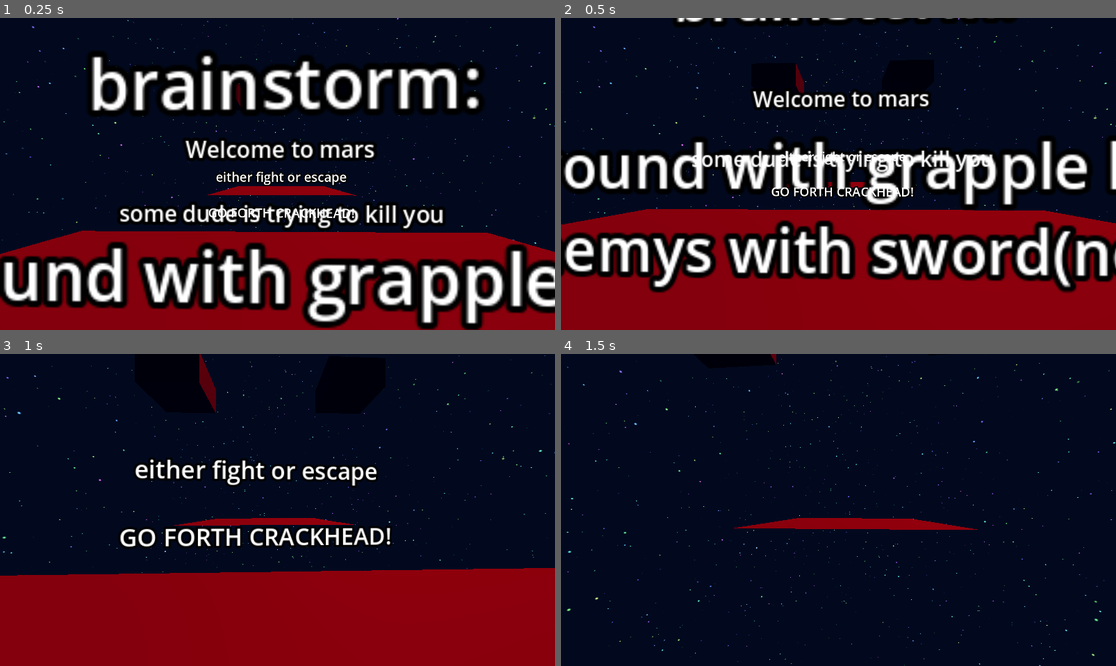
Above: before the commit, frames 1-4 (two rows, left to right).
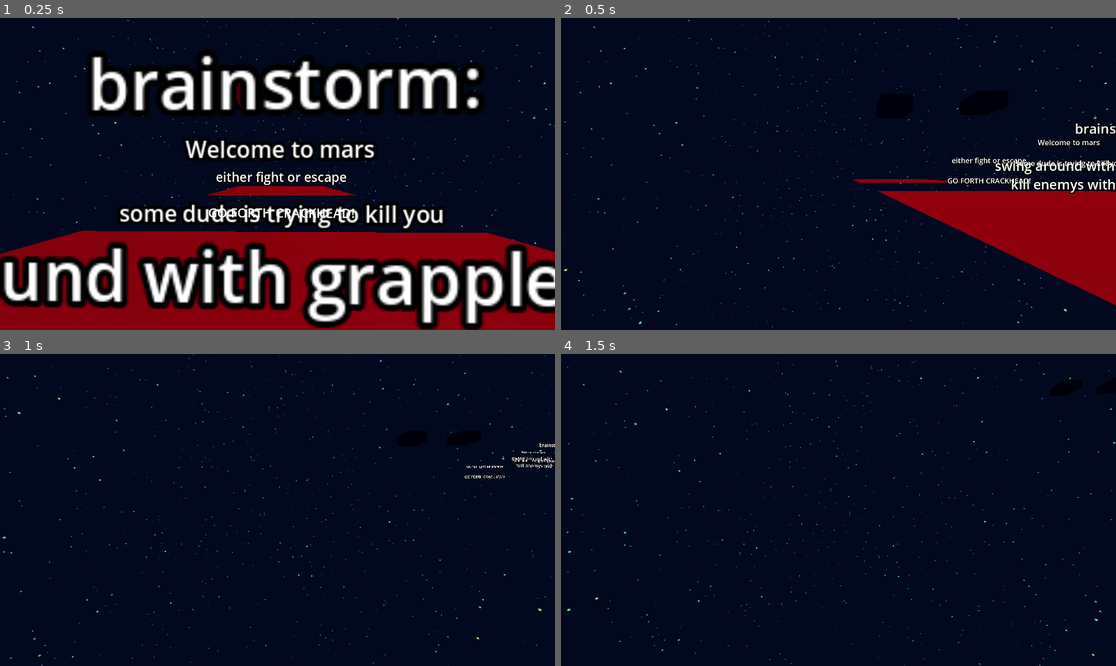
Above: after the commit, the same moments.

Repository: DeanLemans/first-vr-game
Game: Godot game, scene res://scenes/main.tscn
The game is run twice, just before and just after one commit, with the same random seed, the same clock (stepped at 60 frames per second) and the same inputs.
Inputs (mouse positions are in pixels of both pictures, inside the frame that each line leads up to):
- Up to frame 1 (0.25 s): no input
- Up to frame 2 (0.5 s): no input
- Up to frame 3 (1 s): tap Enter at 0.5 s; move the mouse to (305, 510) at 0.52 s; hold W from 0.53 s (still down); tap 1 at 0.6 s; click (305, 510) at 0.67 s
- Up to frame 4 (1.5 s): keep holding W; move the mouse to (810, 510) at 1.27 s; tap 2 at 1.35 s

Frame 1 is identical in both runs. In frame 2, 52% of the frame differs, in the area x 0-100%, y 0-100%; in frame 3, 36%; in frame 4, 1.2%.
Error after the commit: Cannot call method 'trigger_haptic_pulse' on a null value. (res://addons/godot-xr-tools/rumble/rumble_manager.gd:104)

Commit message:
fixed import errors + added button

Diff:
--- /dev/null
+++ b/assets/wahooney.itch.io/blue_grid.tres
@@ -0,0 +1,8 @@
+[gd_resource type="StandardMaterial3D" load_steps=2 format=2]
+
+[ext_resource path="res://assets/wahooney.itch.io/blue_grid.png" type="Texture2D" id=1]
+
+[resource]
+albedo_texture = ExtResource( 1 )
+uv1_offset = Vector3( 0.5, 0.5, 0.5 )
+uv1_triplanar = true
--- /dev/null
+++ b/assets/wahooney.itch.io/brown_grid_triplanar.tres
@@ -0,0 +1,8 @@
+[gd_resource type="StandardMaterial3D" load_steps=2 format=2]
+
+[ext_resource path="res://assets/wahooney.itch.io/brown_grid.png" type="Texture2D" id=1]
+
+[resource]
+albedo_texture = ExtResource( 1 )
+uv1_scale = Vector3( 0.5, 0.5, 0.5 )
+uv1_triplanar = true
--- /dev/null
+++ b/assets/wahooney.itch.io/green_grid_triplanar.tres
@@ -0,0 +1,10 @@
+[gd_resource type="StandardMaterial3D" load_steps=2 format=2]
+
+[ext_resource path="res://assets/wahooney.itch.io/green_grid.png" type="Texture2D" id=1]
+
+[resource]
+params_diffuse_mode = 1
+albedo_texture = ExtResource( 1 )
+roughness = 0.8
+uv1_scale = Vector3( 0.25, 0.25, 0.25 )
+uv1_triplanar = true
--- a/scenes/main.tscn
+++ b/scenes/main.tscn
@@ -1,10 +1,11 @@
-[gd_scene load_steps=14 format=3 uid="uid://bbuxqykhqie0j"]
+[gd_scene load_steps=15 format=3 uid="uid://bbuxqykhqie0j"]
 
 [ext_resource type="PackedScene" uid="uid://bptevpddvxpy7" path="res://scenes/cube.tscn" id="1_lh74o"]
 [ext_resource type="Shader" path="res://skyshader.gdshader" id="2_10auy"]
 [ext_resource type="PackedScene" uid="uid://clc5dre31iskm" path="res://addons/godot-xr-tools/xr/start_xr.tscn" id="3_54cko"]
 [ext_resource type="PackedScene" uid="uid://cpqsjw2xcc8gl" path="res://scenes/player.tscn" id="4_bu5rb"]
 [ext_resource type="PackedScene" uid="uid://dikiirt45lnih" path="res://sword.tscn" id="5_163go"]
+[ext_resource type="PackedScene" uid="uid://dbv1hvxufc1al" path="res://scenes/push_button.tscn" id="6_xgrle"]
 
 [sub_resource type="ShaderMaterial" id="ShaderMaterial_1bamh"]
 shader = ExtResource("2_10auy")
@@ -45,6 +46,7 @@
 
 [node name="PickableObject" parent="." instance=ExtResource("1_lh74o")]
 transform = Transform3D(1, 0, 0, 0, 1, 0, 0, 0, 1, 0, 0.336525, 0)
+picked_up_layer = 65540
 release_mode = 0
 ranged_grab_method = 2
 
@@ -135,3 +137,5 @@
 
 [node name="PickableObject2" parent="." instance=ExtResource("5_163go")]
 transform = Transform3D(1, 0, 0, 0, 1, 0, 0, 0, 1, 1.088, 0.317078, 0)
+
+[node name="PushButton" parent="." instance=ExtResource("6_xgrle")]
--- a/scenes/player.tscn
+++ b/scenes/player.tscn
@@ -8,6 +8,7 @@
 [ext_resource type="PackedScene" uid="uid://diyu06cw06syv" path="res://addons/godot-xr-tools/player/player_body.tscn" id="5_5dh8l"]
 [ext_resource type="PackedScene" uid="uid://c2q5phg8w08o" path="res://addons/godot-xr-tools/functions/movement_jump.tscn" id="5_fxhha"]
 [ext_resource type="PackedScene" uid="uid://b6bk2pj8vbj28" path="res://addons/godot-xr-tools/functions/movement_turn.tscn" id="6_jkb5u"]
+[ext_resource type="PackedScene" uid="uid://bjcxf427un2wp" path="res://addons/godot-xr-tools/player/poke/poke.tscn" id="8_ov6vj"]
 
 [node name="Player" type="XROrigin3D" groups=["player_body"]]
 transform = Transform3D(1, 0, 0, 0, 1, 0, 0, 0, 1, 0, 0.05, 0)
@@ -47,6 +48,8 @@
 
 [node name="FunctionPickup" parent="RightHand" instance=ExtResource("2_27xve")]
 
+[node name="Poke" parent="RightHand" instance=ExtResource("8_ov6vj")]
+
 [node name="PlayerBody" parent="." instance=ExtResource("5_5dh8l")]
 transform = Transform3D(0.1, 0, 0, 0, 0.1, 0, 0, 0, 0.1, 0, 0, 0)
 player_height_min = 0.1
--- /dev/null
+++ b/scenes/push_button.tscn
@@ -0,0 +1,90 @@
+[gd_scene load_steps=15 format=3 uid="uid://dbv1hvxufc1al"]
+
+[ext_resource type="Script" path="res://addons/godot-xr-tools/interactables/interactable_area_button.gd" id="2"]
+[ext_resource type="PackedScene" uid="uid://dc5t2qgmhb2nf" path="res://addons/godot-xr-tools/objects/hand_pose_area.tscn" id="3_2axcm"]
+[ext_resource type="Script" path="res://addons/godot-xr-tools/rumble/rumbler.gd" id="3_kg5ep"]
+[ext_resource type="Resource" uid="uid://ciw0f7mg4ai0k" path="res://addons/godot-xr-tools/hands/poses/pose_point_left.tres" id="4_sgcw0"]
+[ext_resource type="Resource" uid="uid://brci6umrcd157" path="res://addons/godot-xr-tools/rumble/tap_rumble.tres" id="4_sq4bi"]
+[ext_resource type="Resource" uid="uid://bhvrpfo4ecbub" path="res://addons/godot-xr-tools/hands/poses/pose_point_right.tres" id="5_g2ih4"]
+
+[sub_resource type="CylinderShape3D" id="1"]
+height = 0.05
+radius = 0.05
+
+[sub_resource type="CylinderMesh" id="2"]
+top_radius = 0.05
+bottom_radius = 0.05
+height = 0.05
+radial_segments = 16
+rings = 0
+
+[sub_resource type="StandardMaterial3D" id="StandardMaterial3D_hff3g"]
+uv1_offset = Vector3(0.5, 0.5, 0.5)
+uv1_triplanar = true
+
+[sub_resource type="CylinderShape3D" id="3"]
+height = 0.04
+radius = 0.04
+
+[sub_resource type="CylinderMesh" id="4"]
+top_radius = 0.04
+bottom_radius = 0.04
+height = 0.04
+radial_segments = 16
+rings = 0
+
+[sub_resource type="StandardMaterial3D" id="StandardMaterial3D_8y3ah"]
+albedo_color = Color(1, 0, 0, 1)
+
+[sub_resource type="CylinderShape3D" id="6"]
+height = 0.05
+radius = 0.04
+
+[sub_resource type="SphereShape3D" id="SphereShape3D_lygiq"]
+radius = 0.05
+
+[node name="PushButton" type="Node3D"]
+
+[node name="ButtonBase" type="StaticBody3D" parent="."]
+
+[node name="CollisionShape3D" type="CollisionShape3D" parent="ButtonBase"]
+shape = SubResource("1")
+
+[node name="MeshInstance3D" type="MeshInstance3D" parent="ButtonBase"]
+mesh = SubResource("2")
+surface_material_override/0 = SubResource("StandardMaterial3D_hff3g")
+
+[node name="Button" type="StaticBody3D" parent="."]
+transform = Transform3D(1, 0, 0, 0, 1, 0, 0, 0, 1, 0, 0.03, 0)
+
+[node name="CollisionShape3D" type="CollisionShape3D" parent="Button"]
+shape = SubResource("3")
+
+[node name="MeshInstance3D" type="MeshInstance3D" parent="Button"]
+mesh = SubResource("4")
+surface_material_override/0 = SubResource("StandardMaterial3D_8y3ah")
+
+[node name="InteractableAreaButton" type="Area3D" parent="."]
+collision_layer = 0
+collision_mask = 131072
+script = ExtResource("2")
+button = NodePath("../Button")
+
+[node name="Rumbler" type="Node" parent="InteractableAreaButton"]
+script = ExtResource("3_kg5ep")
+event = ExtResource("4_sq4bi")
+
+[node name="CollisionShape3D" type="CollisionShape3D" parent="InteractableAreaButton"]
+transform = Transform3D(1, 0, 0, 0, 1, 0, 0, 0, 1, 0, 0.025, 0)
+shape = SubResource("6")
+
+[node name="HandPoseArea" parent="." instance=ExtResource("3_2axcm")]
+left_pose = ExtResource("4_sgcw0")
+right_pose = ExtResource("5_g2ih4")
+
+[node name="CollisionShape3D" type="CollisionShape3D" parent="HandPoseArea"]
+transform = Transform3D(1, 0, 0, 0, 1, 0, 0, 0, 1, 0, 0.025, 0)
+shape = SubResource("SphereShape3D_lygiq")
+
+[connection signal="body_entered" from="InteractableAreaButton" to="InteractableAreaButton/Rumbler" method="rumble_hand"]
+[connection signal="body_exited" from="InteractableAreaButton" to="InteractableAreaButton/Rumbler" method="cancel_hand"]
--- /dev/null
+++ b/scripts/load_scene.gd
@@ -0,0 +1 @@
+extends Node3D
--- a/sword.tscn
+++ b/sword.tscn
@@ -30,7 +30,7 @@
 collision_mask = 196615
 freeze_mode = 1
 script = ExtResource("1_rpqie")
-picked_up_layer = 65538
+picked_up_layer = 65540
 
 [node name="CollisionShape3D" type="CollisionShape3D" parent="."]
 transform = Transform3D(1, 0, 0, 0, 1, 0, 0, 0, 1, 0, 0.2, 0)
Binary file added: assets/wahooney.itch.io/blue_grid.png
Not shown, added: assets/wahooney.itch.io/blue_grid.png.import
Binary file added: assets/wahooney.itch.io/brown_grid.png
Not shown, added: assets/wahooney.itch.io/brown_grid.png.import
Binary file added: assets/wahooney.itch.io/green_grid.png
Not shown, added: assets/wahooney.itch.io/green_grid.png.import
Binary file added: assets/wahooney.itch.io/white_grid.png
Not shown, added: assets/wahooney.itch.io/white_grid.png.import
Not shown: 1 places in scenes/player.tscn that only renumber resources
Not shown, added: assets/wahooney.itch.io/README.md
